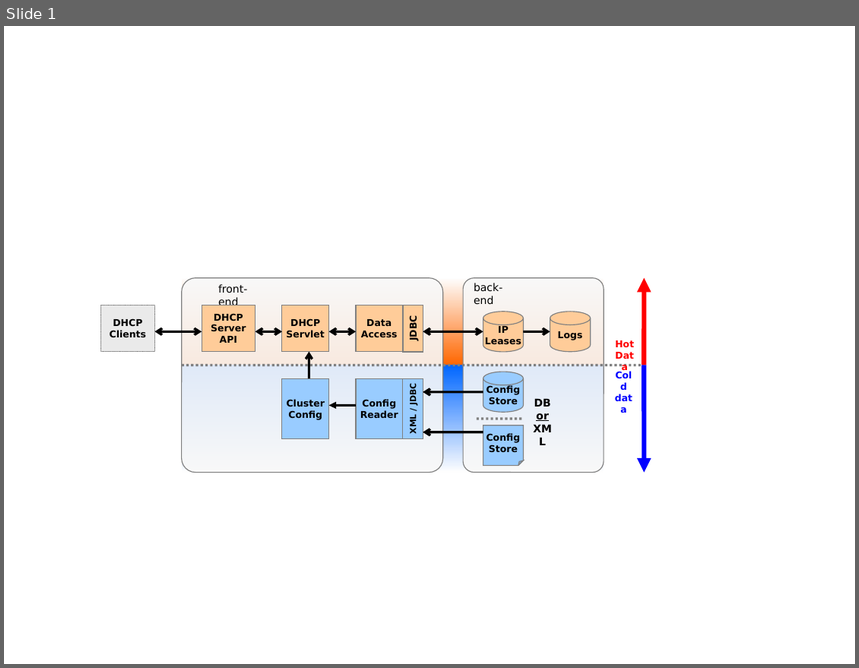
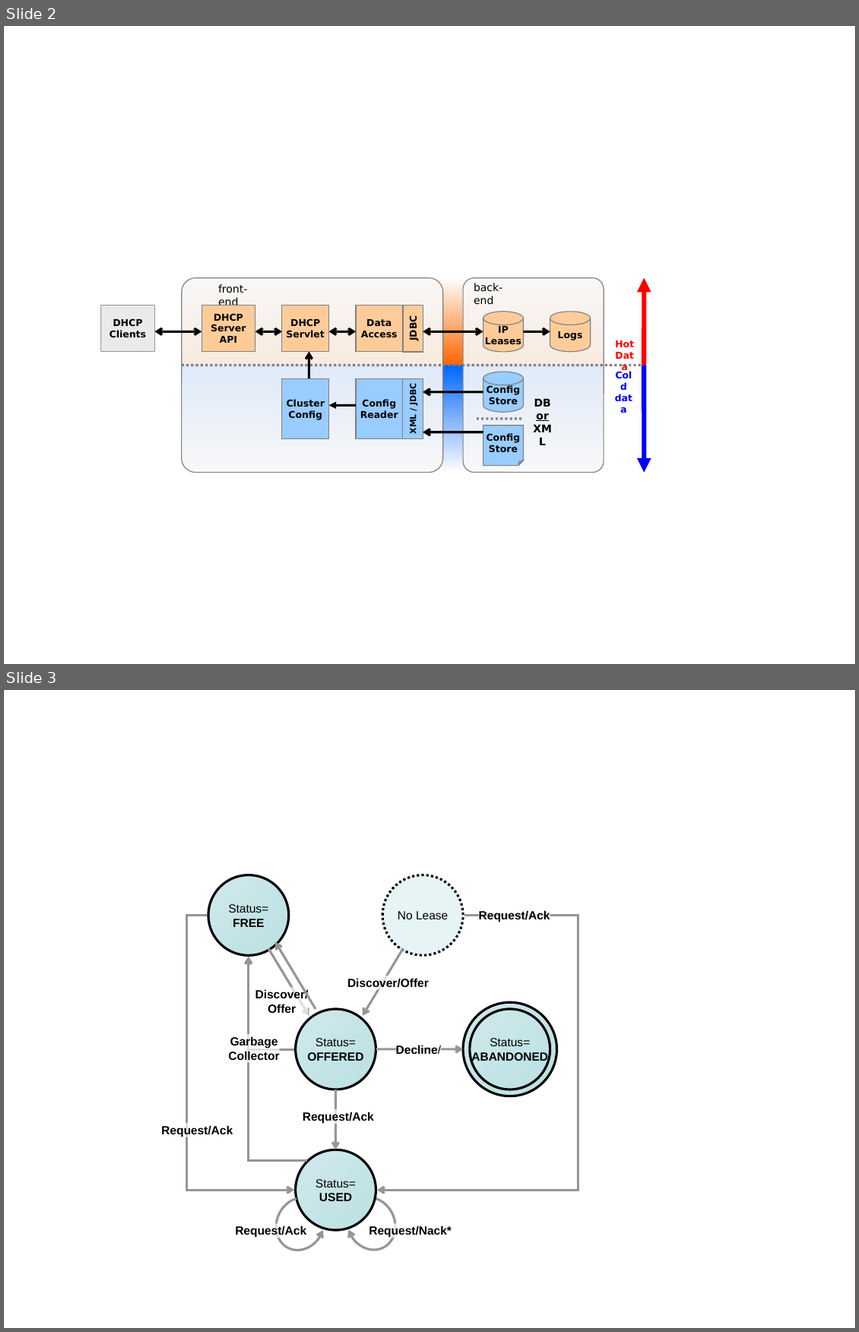
Before and after one commit to kontext-e/dhcp4java, a slide deck: doc/DHCPSchema.ppt. Shown one above the other, each under a label of ours: slide 1 before the commit, slides 2 and 3 after it. The pictures are 859x668 and 859x1332 pixels, drawn with LibreOffice and Linux fonts; fonts in the diff are those of the drawing. Boxes give left, top, right and bottom in pixels: in the first picture for what was removed or moved away, otherwise in the second. Text is boxed around its words. In the diff, an @@ line names an element or a change of style, - is before the commit and + after.

```diff
--- a/doc/DHCPSchema.ppt
+++ b/doc/DHCPSchema.ppt
@@ slide 3 added at <box>4,690,855,1328</box>, background #FFFFFF @@
@@ group added at <box>161,875,579,1258</box>: 6 ellipses, 6 texts, 5 arrows, 4 elbow arrows, 3 rectangles, 2 freeform shapes @@
+Status=
+FREE
+No Lease
+Status=
+OFFERED
+Discover/
+Offer
+Discover/Offer
+Status=
+USED
+Request/Ack
+Status=
+ABANDONED
+Decline/
+Request/Ack
+Garbage
+Collector
+Request/Ack
+Request/Nack*
+Request/Ack
@@ what was slide 1 is now slide 2 @@
```
Also in this commit, not shown: 1 other slide added, 3 other files.
